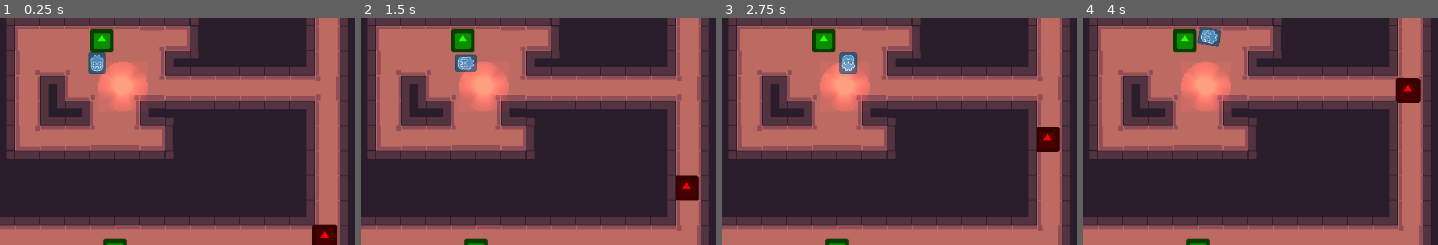
Above: before the commit, frames 1-4 (left to right).
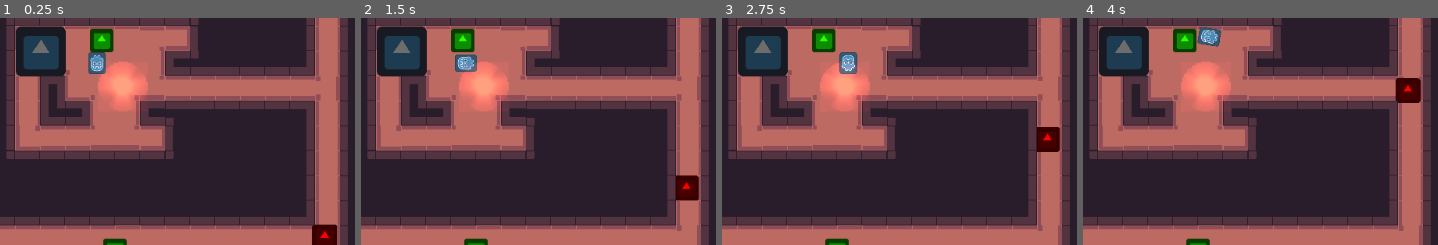
Above: after the commit, the same moments.

Repository: LaTu-Jams/LD54
Game: Godot game, scene res://scenes/Main.tscn
The game is run twice, just before and just after one commit, with the same random seed, the same clock (stepped at 60 frames per second) and the same inputs. The engine's default icon, where the game draws it, is replaced by a stand-in: a white triangle on a blue panel in a dark square.
Inputs:
- Up to frame 1 (0.25 s): no input
- Up to frame 2 (1.5 s): hold D (turn_right) 0.53-1.28 s; hold Space (Mine) 0.53-1.28 s; hold S (move_backward) from 1.28 s (still down); tap Space (Mine) at 1.35 s
- Up to frame 3 (2.75 s): release S (move_backward) at 2.03 s; hold D (turn_right) from 2.03 s (still down); hold Space (Mine) from 2.03 s (still down)
- Up to frame 4 (4 s): release D (turn_right) at 2.78 s; release Space (Mine) at 2.78 s; hold W (move_forward) 2.78-3.53 s; tap Space (Mine) at 2.85 s; hold A (turn_left) from 3.53 s (still down); hold Space (Mine) from 3.53 s (still down)
The pictures show only the part of the screen within x 50-100%, y 35-85%; the shares and areas given below are measured in that part.

The runs differ from the first frame. In frame 1, 3.1% of the frame differs, in the area x 4-19%, y 3-26%; in frame 2, 3.1%; in frame 3, 3.1%; in frame 4, 3.1%.

Commit message:
Add home depot to level and change it to pass the minerals to level script

Diff:
--- a/scenes/Level.tscn
+++ b/scenes/Level.tscn
@@ -1,10 +1,11 @@
-[gd_scene load_steps=6 format=2]
+[gd_scene load_steps=7 format=2]
 
 [ext_resource path="res://tiles/3x3min.tres" type="TileSet" id=1]
 [ext_resource path="res://scripts/Level.gd" type="Script" id=2]
 [ext_resource path="res://scenes/Enemy.tscn" type="PackedScene" id=3]
 [ext_resource path="res://scenes/Mineral.tscn" type="PackedScene" id=4]
 [ext_resource path="res://scripts/EnemyNavigation.gd" type="Script" id=5]
+[ext_resource path="res://scenes/HomeDepot.tscn" type="PackedScene" id=6]
 
 [node name="Level" type="Node2D"]
 script = ExtResource( 2 )
@@ -35,6 +36,9 @@
 [node name="Enemy" parent="EnemyNavigation/Enemies" instance=ExtResource( 3 )]
 position = Vector2( 879, 495 )
 
+[node name="HomeDepot" parent="." instance=ExtResource( 6 )]
+position = Vector2( 259, 94 )
+
 [node name="Minerals" type="Node2D" parent="."]
 
 [node name="Mineral" parent="Minerals" instance=ExtResource( 4 )]
--- a/scripts/HomeDepot.gd
+++ b/scripts/HomeDepot.gd
@@ -21,9 +21,8 @@
 func _on_HomeDepot_body_entered(body):
 	if body.is_in_group("player"):
 		_player = body
-		mineral_amount += body._mineral_amount
+		get_tree().current_scene.level.minerals_gathered += body._mineral_amount
 		body._mineral_amount = 0
-	pass # Replace with function body.
 
 
 func _on_HomeDepot_body_exited(body):
